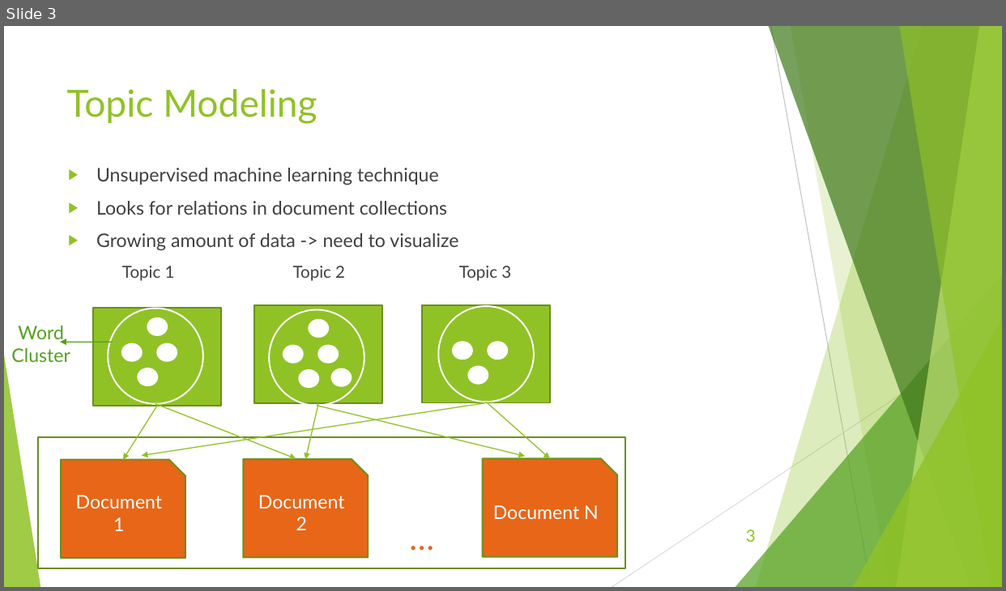
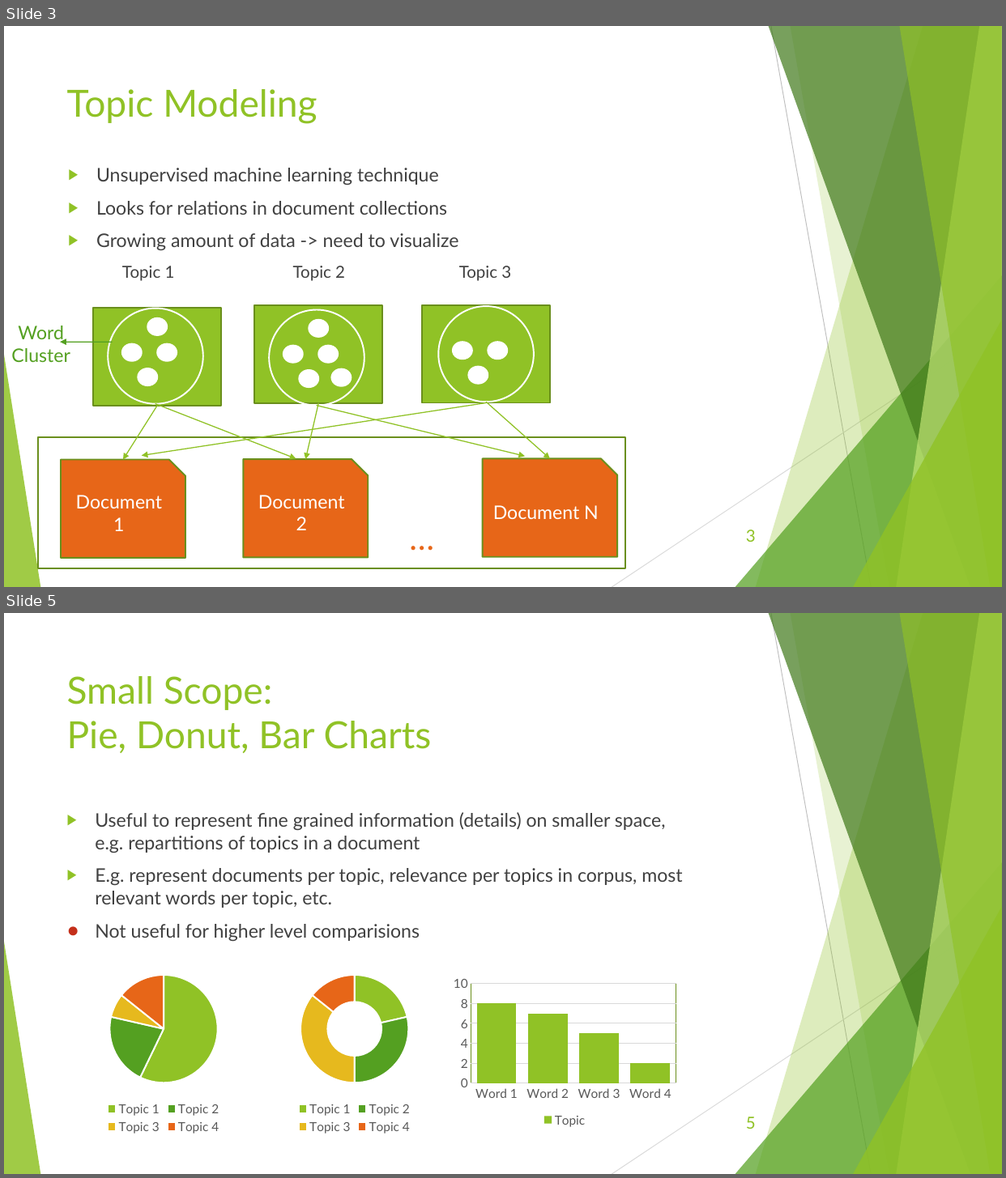
Before and after one commit to jeff2018/KnowledgeDiscoveryVisualization, a slide deck: Topic Model Visualization.pptx. Shown one above the other, each under a label of ours: slide 3 before the commit, slides 3 and 5 after it; the slides between them are not shown. The pictures are 1006x591 and 1006x1178 pixels, drawn with LibreOffice and Linux fonts; fonts in the diff are those of the drawing. Boxes give left, top, right and bottom in pixels: in the first picture for what was removed or moved away, otherwise in the second. Text is boxed around its words. In the diff, an @@ line names an element or a change of style, - is before the commit and + after.

```diff
--- a/Topic Model Visualization.pptx
+++ b/Topic Model Visualization.pptx
@@ slide 5 added at (4, 613, 1002, 1174), background #FFFFFF; not listed: 10 template elements that a slide beside it also shows @@
@@ title added at (67, 676, 432, 753), 36 pt, text #90C226 @@
+Small Scope:
+Pie, Donut, Bar Charts
@@ text added at (95, 812, 682, 941), 18 pt, text #404040 @@
+▶ Useful to represent fine grained information (details) on smaller space, e.g. repartitions of topics in a document
+▶ E.g. represent documents per topic, relevance per topics in corpus, most relevant words per topic, etc.
+● Not useful for higher level comparisions
@@ pie chart added at (66, 965, 262, 1138) @@
+categories: Topic 1, Topic 2, Topic 3, Topic 4
+Series 1: 57, 21, 7, 14
@@ doughnut chart added at (256, 965, 454, 1138) @@
+categories: Topic 1, Topic 2, Topic 3, Topic 4
+Series 1: 21, 29, 36, 14
@@ column chart added at (449, 973, 681, 1131) @@
+categories: Word 1, Word 2, Word 3, Word 4
+Topic: 8, 7, 5, 2
@@ page number added at (746, 1117, 756, 1129), 16 pt, text #90C226 @@
+5
```
Also in this commit, not shown: 2 slides changed, 2 other slides added.
